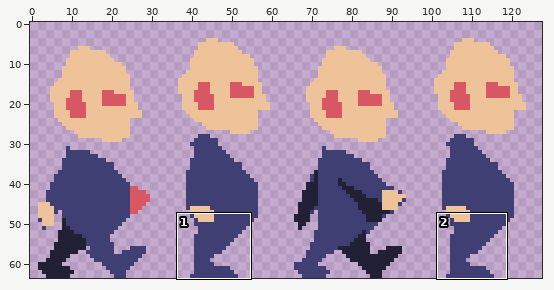
Sprite sheet: media/protaWalk.png. The picture above shows the old version from afar; the outline marks the close-up.
Close-up. Earlier state:
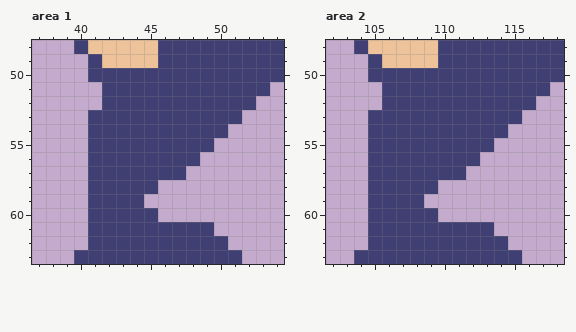
The file is 128x64 pixels. Colours within 5 levels of each other are drawn and written as one. Shown: area 1: x 37..54, y 48..63; area 2: x 102..118, y 48..63. The commit also changed other parts of the picture, which this record leaves out.
The result:
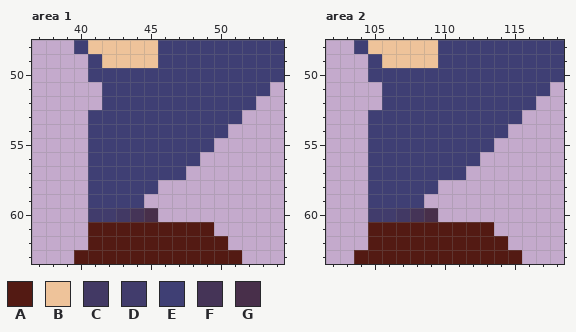
Palette (. is transparent): A #531a13  B #eec39a  C #423964  D #413c6c  E #3f3f74  F #453457  G #482f4a
Changes in this commit:
Changed rows in their new state; - is an unchanged pixel.
Area 1:
first column x 40:
60 -DDCFG------
61 -AAAAAAAAA--
62 -AAAAAAAAAA-
63 AAAAAAAAAAAA
Area 2:
first column x 104:
60 -DDCFG------
61 -AAAAAAAAA--
62 -AAAAAAAAAA-
63 AAAAAAAAAAAA
Changed places in both close-ups, as pixel boxes (x1, y1, x2, y2):
changed: (74, 208, 242, 264)
changed: (354, 208, 522, 264)
